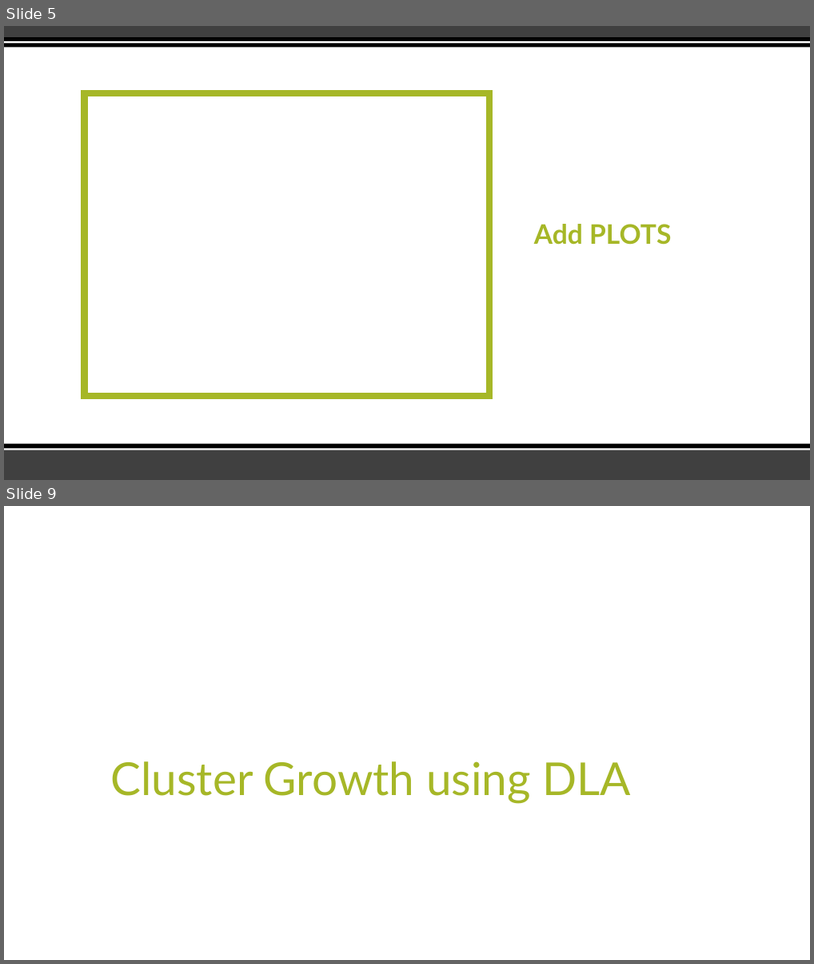
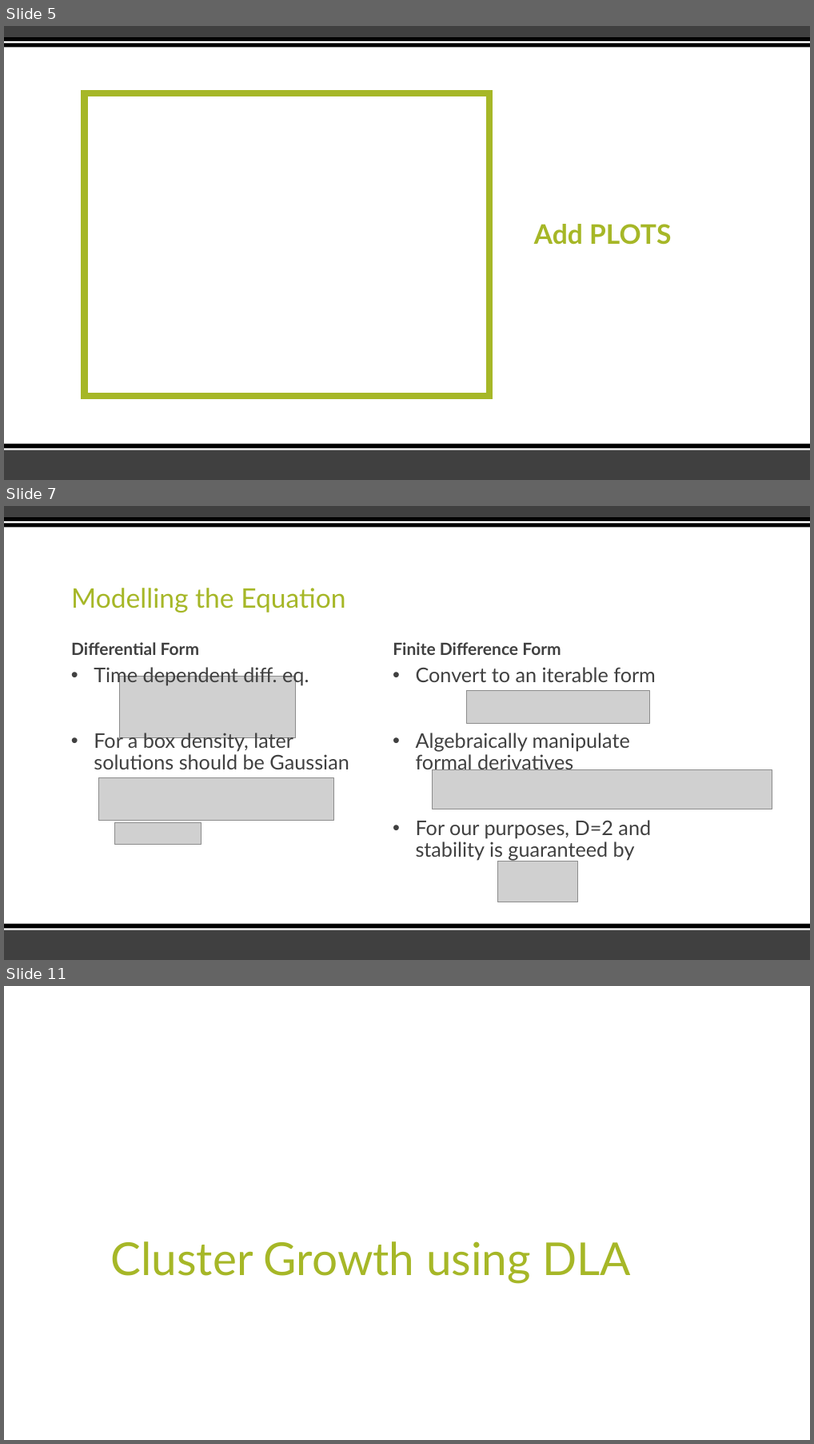
Before and after one commit to tahoeschrader/PHYS566_group4_project-1a_walk-diffusion-cluster, a slide deck: Presentation.pptx. Shown one above the other, each under a label of ours: slides 5 and 9 before the commit, slides 5, 7 and 11 after it; the slides between them are not shown. The pictures are 814x964 and 814x1444 pixels, drawn with LibreOffice and Linux fonts; fonts in the diff are those of the drawing; grey boxes stand for pictures. Boxes give left, top, right and bottom in pixels: in the first picture for what was removed or moved away, otherwise in the second. Text is boxed around its words. In the diff, an @@ line names an element or a change of style, - is before the commit and + after.

```diff
--- a/Presentation.pptx
+++ b/Presentation.pptx
@@ slide 7 added at box(4, 506, 810, 960), background #FFFFFF; not listed: 6 template elements that a slide beside it also shows @@
@@ title added at box(71, 588, 346, 612), 32 pt, text #A6B727 @@
+Modelling the Equation
@@ text added at box(71, 642, 200, 655), 20 pt, text #404040, bold @@
+Differential Form
@@ text added at box(393, 642, 561, 655), 20 pt, text #404040, bold @@
+Finite Difference Form
@@ text added at box(94, 665, 349, 769), 24 pt, text #404040 @@
+• Time dependent diff. eq.
+• For a box density, later solutions should be Gaussian
@@ text added at box(416, 667, 656, 860), 24 pt, text #404040 @@
+• Convert to an iterable form
+• Algebraically manipulate formal derivatives
+• For our purposes, D=2 and stability is guaranteed by
@@ picture added at box(119, 676, 295, 738) @@
@@ picture added at box(466, 691, 650, 723) @@
@@ picture added at box(98, 778, 334, 820) @@
@@ picture added at box(432, 770, 772, 808) @@
@@ picture added at box(114, 822, 202, 844) @@
@@ picture added at box(498, 860, 578, 902) @@
@@ what was slide 9 is now slide 11 @@
```
Also in this commit, not shown: 1 slide changed, 3 other slides added, 2 slides removed.
